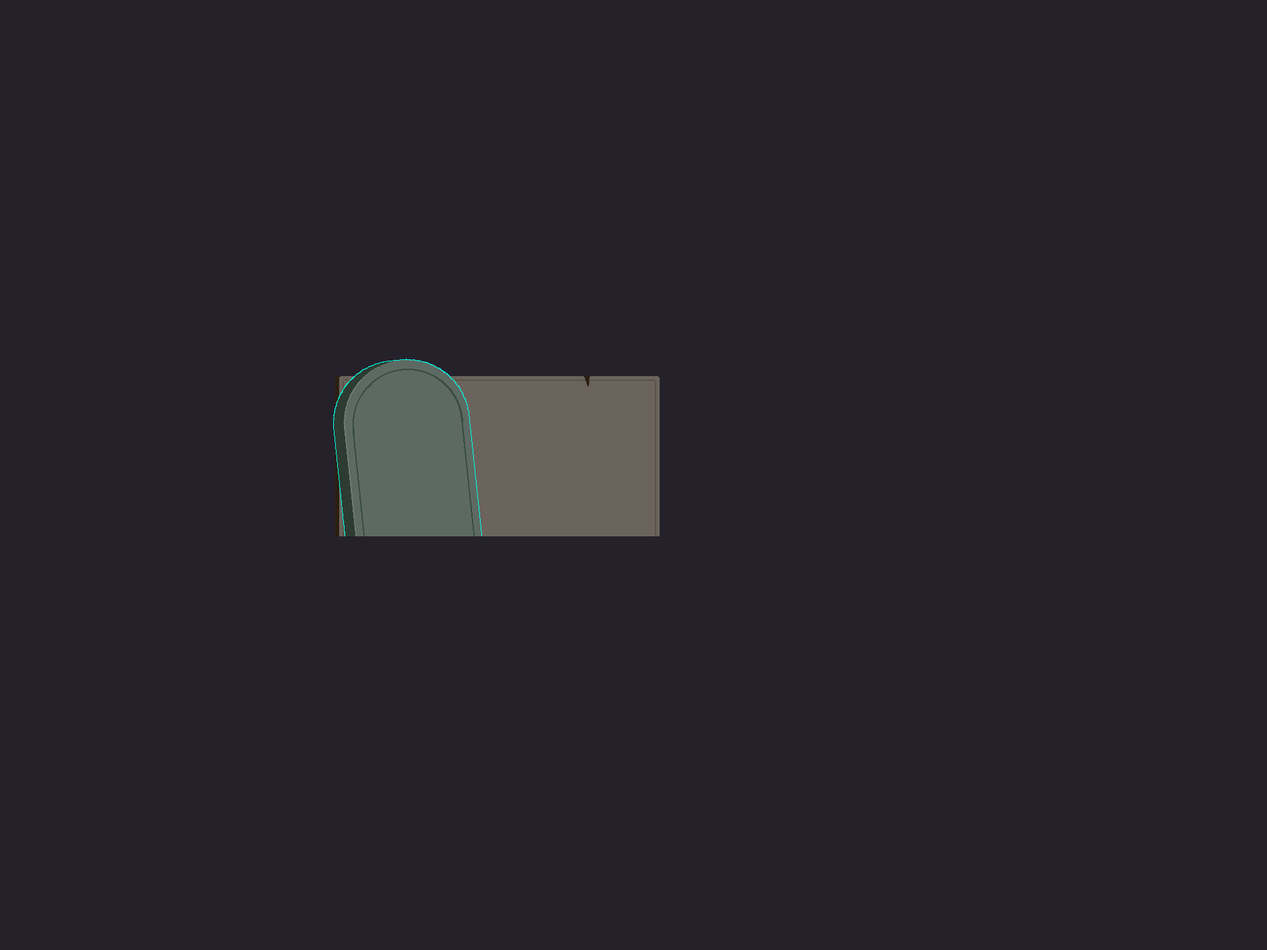
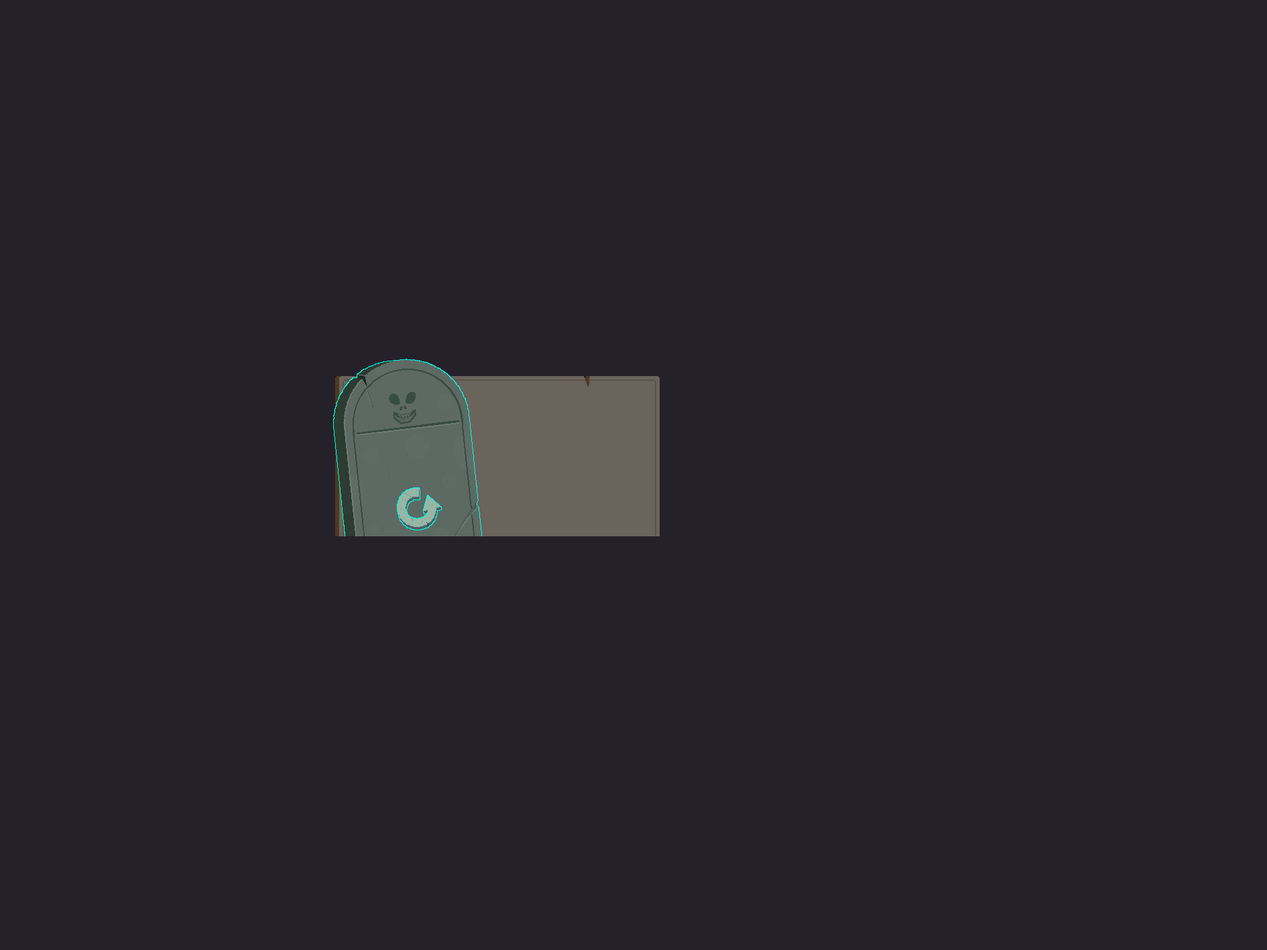
Layers edited between the first and the second 1267×950 image:
added layer "Calque 15" above "Calque 16" over left=388, top=392, right=417, bottom=425
added layer "Calque 16" above "Calque 2" over left=356, top=422, right=460, bottom=436
added layer "Calque 13" above "Calque 8 copie" over left=400, top=490, right=433, bottom=527
added layer "Calque 8 copie" above "Calque 8" over left=396, top=487, right=442, bottom=531
added layer "Calque 7 copie" above "Calque 7" over left=397, top=487, right=442, bottom=527
added layer "Calque 7" above "Calque 6" over left=397, top=487, right=442, bottom=530
added layer "Calque 6" above "Calque 5" over left=356, top=420, right=460, bottom=435
painted on "Calque 5" over left=352, top=429, right=475, bottom=537
removed layer "Calque 4 copie" over left=462, top=459, right=475, bottom=535
removed layer "Calque 4" over left=352, top=431, right=365, bottom=513
added layer "Calque 9" above "Calque 12" over left=357, top=374, right=367, bottom=387
added layer "Calque 12" (23%) above "Calque 11" over left=351, top=363, right=478, bottom=537
added layer "Calque 11" (color dodge, 4%) above "Calque 10" over left=339, top=362, right=475, bottom=537
added layer "Calque 10" above "Calque 1" over left=361, top=379, right=479, bottom=537
painted on "Calque 1" over left=353, top=374, right=479, bottom=507
painted on "Calque 1 copie 4" over left=353, top=374, right=480, bottom=507
painted on "Calque 3 copie" over left=335, top=376, right=590, bottom=537
